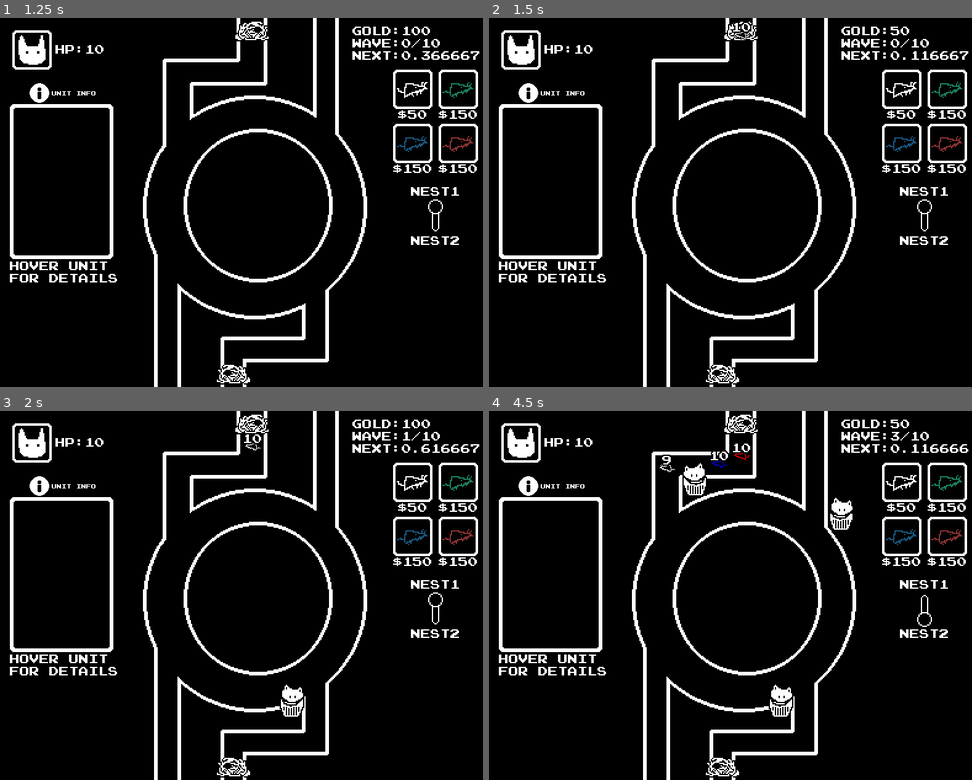
Above: before the commit, frames 1-4 (two rows, left to right).
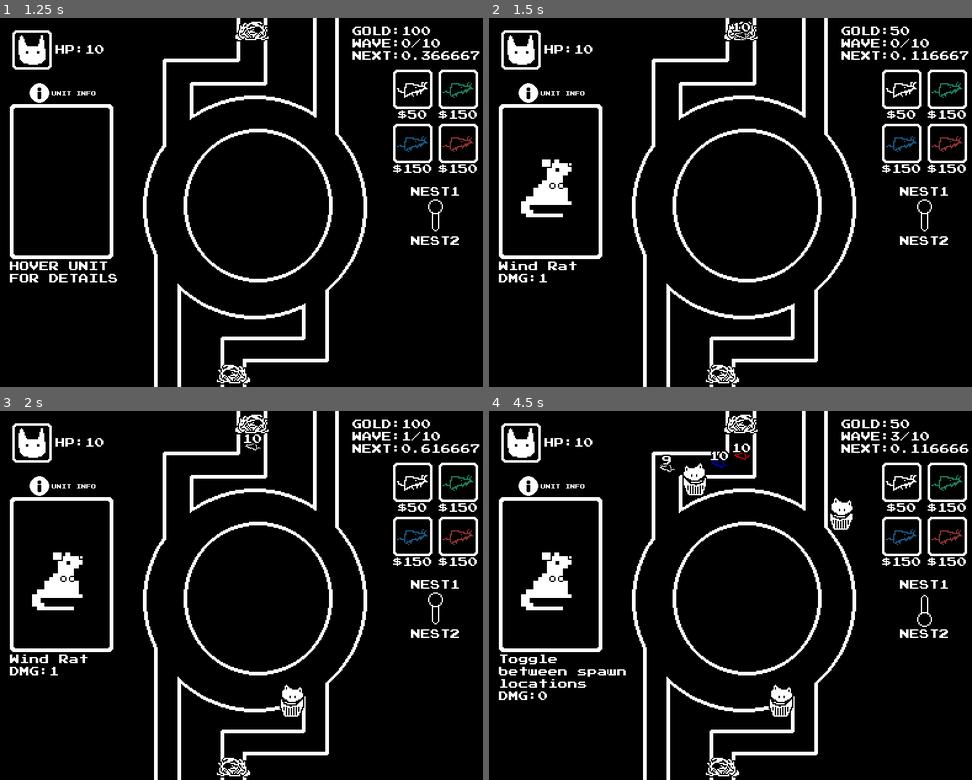
Above: after the commit, the same moments.

Repository: andymjchang/gmtk-2023
Game: Godot game, scene res://Scenes/Title.tscn
Two runs of this game, one before a commit and one after it. Both use one fixed random seed, a clock stepped at 60 frames per second and the inputs below.
Inputs (mouse positions are in pixels of both pictures, inside the frame that each line leads up to):
- Up to frame 1 (1.25 s): move the mouse to (246, 305) at 0.52 s; click (246, 305) at 0.6 s
- Up to frame 2 (1.5 s): move the mouse to (899, 88) at 1.27 s; click (899, 88) at 1.35 s
- Up to frame 3 (2 s): no input
- Up to frame 4 (4.5 s): move the mouse to (947, 481) at 2.02 s; click (947, 481) at 2.1 s; move the mouse to (899, 536) at 2.77 s; click (899, 536) at 2.85 s; move the mouse to (947, 536) at 3.52 s; click (947, 536) at 3.6 s; move the mouse to (923, 610) at 4.27 s; click (923, 610) at 4.35 s

Frame 1 is identical in both runs. In frame 2, 1.2% of the frame differs, in the area x 2-25%, y 38-72%; in frame 3, 1.2%; in frame 4, 1.6%, in the area x 2-29%, y 38-79%.

Commit message:
hover info for rat

Diff:
--- a/Assets/UnitPortrait.tres
+++ b/Assets/UnitPortrait.tres
@@ -1,6 +1,7 @@
-[gd_resource type="SpriteFrames" load_steps=18 format=2]
+[gd_resource type="SpriteFrames" load_steps=20 format=2]
 
 [ext_resource path="res://Assets/catstrash.png" type="Texture" id=1]
+[ext_resource path="res://Assets/rat_portrait.png" type="Texture" id=2]
 
 [sub_resource type="AtlasTexture" id=1]
 atlas = ExtResource( 1 )
@@ -29,6 +30,10 @@
 [sub_resource type="AtlasTexture" id=7]
 atlas = ExtResource( 1 )
 region = Rect2( 480, 0, 80, 120 )
+
+[sub_resource type="AtlasTexture" id=17]
+atlas = ExtResource( 2 )
+region = Rect2( 0, 0, 80, 120 )
 
 [sub_resource type="AtlasTexture" id=8]
 atlas = ExtResource( 1 )
@@ -83,6 +88,11 @@
 "name": "darkgreen",
 "speed": 3.0
 }, {
+"frames": [ SubResource( 17 ) ],
+"loop": true,
+"name": "rat",
+"speed": 5.0
+}, {
 "frames": [ SubResource( 8 ), SubResource( 9 ), SubResource( 10 ) ],
 "loop": true,
 "name": "red",
--- a/Scenes/Main.gd
+++ b/Scenes/Main.gd
@@ -1,4 +1,7 @@
 extends Node2D
+
+var ratDmg = [1, 2, 2, 2]
+
 
 var unitScene = preload("res://Objects/TestUnit.tscn")
 onready var toggleNode = get_node("PlacementDetectorGroup/Toggle")
@@ -83,3 +86,21 @@
 		else:
 			toggleNode.frame = 0
 			trackID = get_node("Track1")
+
+
+
+func _on_ToggleArea2D_mouse_entered():
+	$UnitPortrait.load_info("rat", "Toggle between spawn locations", 0)
+
+func _on_Area2D_mouse_entered_white():
+	$UnitPortrait.load_info("rat", "Wind Rat", ratDmg[0])
+
+
+func _on_Area2D_mouse_entered_green():
+	$UnitPortrait.load_info("rat", "Grass Rat", ratDmg[1])
+
+func _on_Area2D_mouse_entered_blue():
+	$UnitPortrait.load_info("rat", "Water Rat", ratDmg[2])
+
+func _on_Area2D_mouse_entered_red():
+	$UnitPortrait.load_info("rat", "Fire Rat", ratDmg[3])
--- a/Scenes/Main.tscn
+++ b/Scenes/Main.tscn
@@ -262,8 +262,18 @@
 "
 
 [connection signal="pressed" from="PlacementDetectorGroup/RatButton1" to="." method="_on_RatButton1_pressed"]
+[connection signal="mouse_entered" from="PlacementDetectorGroup/RatButton1/Area2D" to="." method="_on_Area2D_mouse_entered_white"]
 [connection signal="pressed" from="PlacementDetectorGroup/RatButton2" to="." method="_on_RatButton2_pressed"]
+[connection signal="mouse_entered" from="PlacementDetectorGroup/RatButton2/Area2D" to="." method="_on_Area2D_mouse_entered_green"]
 [connection signal="pressed" from="PlacementDetectorGroup/RatBuutton3" to="." method="_on_RatBuutton3_pressed"]
+[connection signal="mouse_entered" from="PlacementDetectorGroup/RatBuutton3/Area2D" to="." method="_on_Area2D_mouse_entered_blue"]
 [connection signal="pressed" from="PlacementDetectorGroup/RatButton4" to="." method="_on_RatButton4_pressed"]
+[connection signal="mouse_entered" from="PlacementDetectorGroup/RatButton4/Area2D" to="." method="_on_Area2D_mouse_entered_red"]
 [connection signal="input_event" from="PlacementDetectorGroup/Toggle/ToggleArea2D" to="." method="_on_ToggleArea2D_input_event"]
+[connection signal="mouse_entered" from="PlacementDetectorGroup/Toggle/ToggleArea2D" to="." method="_on_ToggleArea2D_mouse_entered"]
 [connection signal="timeout" from="WaveTimer" to="." method="_on_WaveTimer_timeout"]
+
+[editable path="PlacementDetectorGroup/RatButton1"]
+[editable path="PlacementDetectorGroup/RatButton2"]
+[editable path="PlacementDetectorGroup/RatBuutton3"]
+[editable path="PlacementDetectorGroup/RatButton4"]
Binary file added: Assets/rat_portrait.png
Not shown, added: Assets/rat_portrait.png.import
